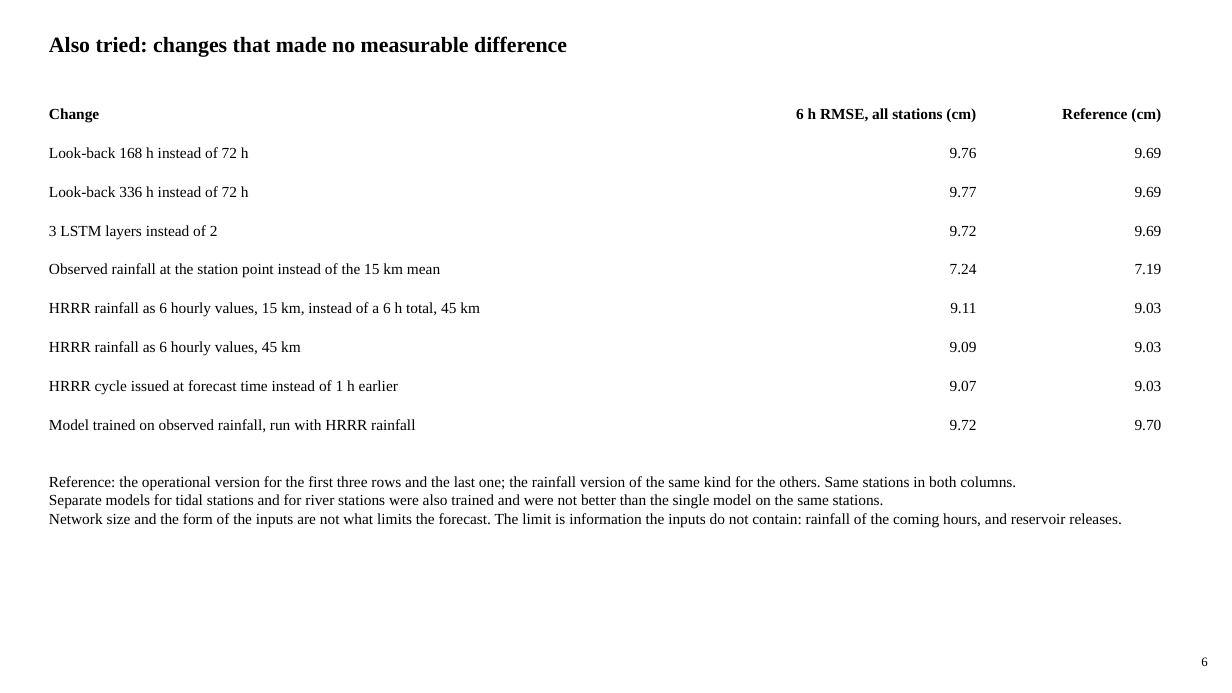
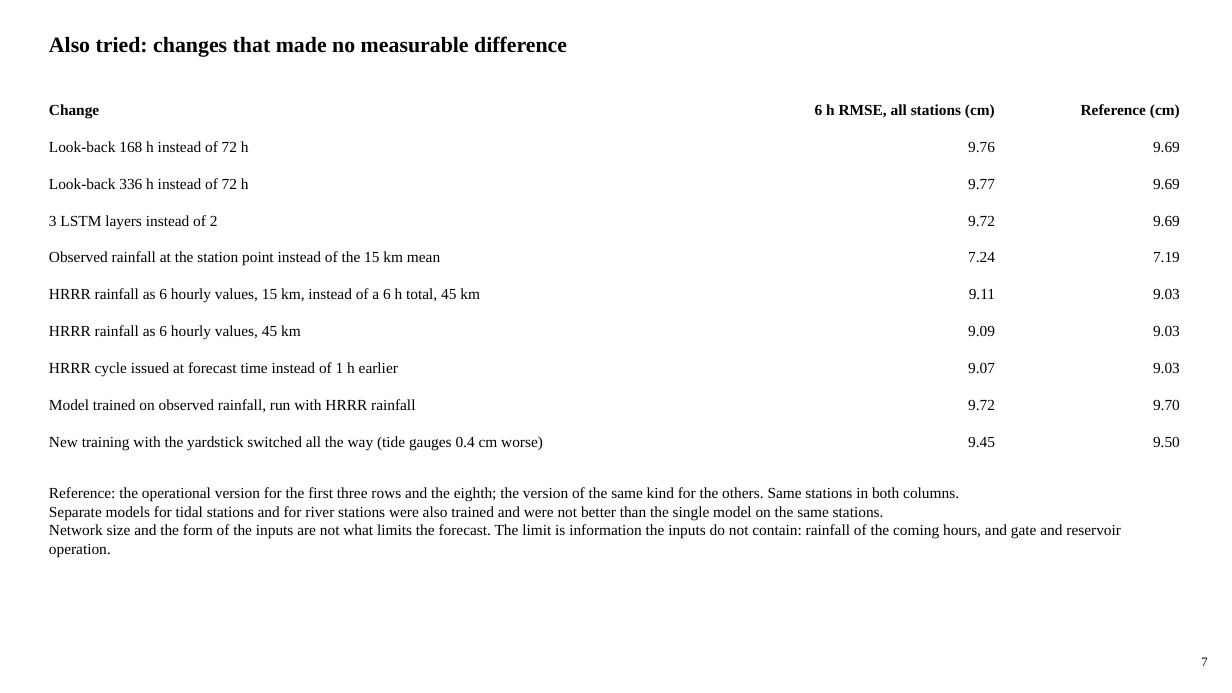
Before and after one commit to LaurenW1997/subdomainLSTM, a slide deck: slide 7 of deliverables/17_versions/version_comparison.pptx (slide 6 before the commit). Drawn at 1232x693 pixels with LibreOffice and Linux fonts; fonts in the diff are those of the drawing. Boxes give left, top, right and bottom in pixels: in the first picture for what was removed or moved away, otherwise in the second. Text is boxed around its words. In the diff, an @@ line names an element or a change of style, - is before the commit and + after.

```diff
--- a/deliverables/17_versions/version_comparison.pptx
+++ b/deliverables/17_versions/version_comparison.pptx
@@ text "Change": place and size @@
-text "Change" at [49,108,99,123]
+text "Change" at [49,104,99,118]
@@ text "Look-back 168 h instead of ...": place and size @@
-text "Look-back 168 h instead of ..." at [49,147,249,158]
+text "Look-back 168 h instead of ..." at [49,141,249,152]
@@ 4 texts: place and size @@
-4 texts at [796,108,1162,158]
+4 texts at [815,104,1180,152]
@@ text "Look-back 336 h instead of ...": place and size @@
-text "Look-back 336 h instead of ..." at [49,186,249,197]
+text "Look-back 336 h instead of ..." at [49,178,249,189]
@@ text "3 LSTM layers instead of ...": place and size @@
-text "3 LSTM layers instead of ..." at [49,225,218,239]
+text "3 LSTM layers instead of ..." at [49,215,218,229]
@@ text "Observed rainfall at the station ...": place and size @@
-text "Observed rainfall at the station ..." at [49,263,440,278]
+text "Observed rainfall at the station ..." at [49,251,440,266]
@@ 6 texts: place and size @@
-6 texts at [950,186,1162,274]
+6 texts at [968,179,1180,262]
@@ text "HRRR rainfall as 6 hourly ...": place and size @@
-text "HRRR rainfall as 6 hourly ..." at [49,302,480,317]
+text "HRRR rainfall as 6 hourly ..." at [49,288,480,303]
@@ text "HRRR rainfall as 6 hourly ...": place and size @@
-text "HRRR rainfall as 6 hourly ..." at [49,341,301,356]
+text "HRRR rainfall as 6 hourly ..." at [49,325,301,340]
@@ text "HRRR cycle issued at forecast ...": place and size @@
-text "HRRR cycle issued at forecast ..." at [49,380,398,395]
+text "HRRR cycle issued at forecast ..." at [49,362,398,377]
@@ 6 texts: place and size @@
-6 texts at [950,302,1162,391]
+6 texts at [968,288,1180,373]
@@ text "Model trained on observed rainfall, ...": place and size @@
-text "Model trained on observed rainfall, ..." at [49,419,415,432]
+text "Model trained on observed rainfall, ..." at [49,399,415,412]
@@ text "9.72": place and size @@
-text "9.72" at [950,420,977,430]
+text "9.72" at [968,399,995,410]
@@ text "9.70": place and size @@
-text "9.70" at [1135,419,1162,430]
+text "9.70" at [1153,399,1180,410]
@@ text added at [49,436,543,451], 12 pt, text #000000 @@
+New training with the yardstick switched all the way (tide gauges 0.4 cm worse)
@@ text added at [968,437,995,447], 12 pt, text #000000 @@
+9.45
@@ text added at [1153,436,1180,447], 12 pt, text #000000 @@
+9.50
@@ text "Reference: the operational version for ...": place and size @@
-text "Reference: the operational version for ..." at [49,476,1121,528]
+text "Reference: the operational version for ..." at [49,487,1121,557]
@@ text at [49,487,959,502]: text changed @@
-Reference: the operational version for the first three rows and the last one; the rainfall version of the same kind for the others. Same stations in both columns.
+Reference: the operational version for the first three rows and the eighth; the version of the same kind for the others. Same stations in both columns.
@@ text at [49,524,1121,557]: text changed @@
-Network size and the form of the inputs are not what limits the forecast. The limit is information the inputs do not contain: rainfall of the coming hours, and reservoir releases.
+Network size and the form of the inputs are not what limits the forecast. The limit is information the inputs do not contain: rainfall of the coming hours, and gate and reservoir operation.
@@ text at [1201,657,1207,666]: text changed @@
-6
+7
```
Also in this commit, not shown: 25 other slides changed, 1 slide added, 48 other files.
